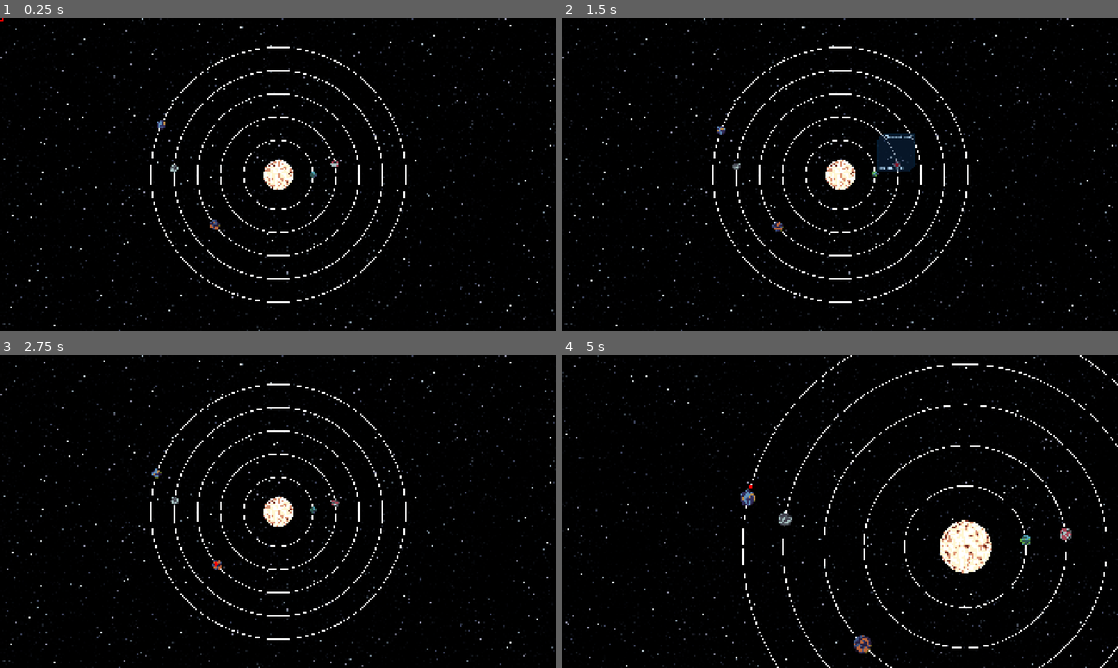
Above: before the commit, frames 1-4 (two rows, left to right).
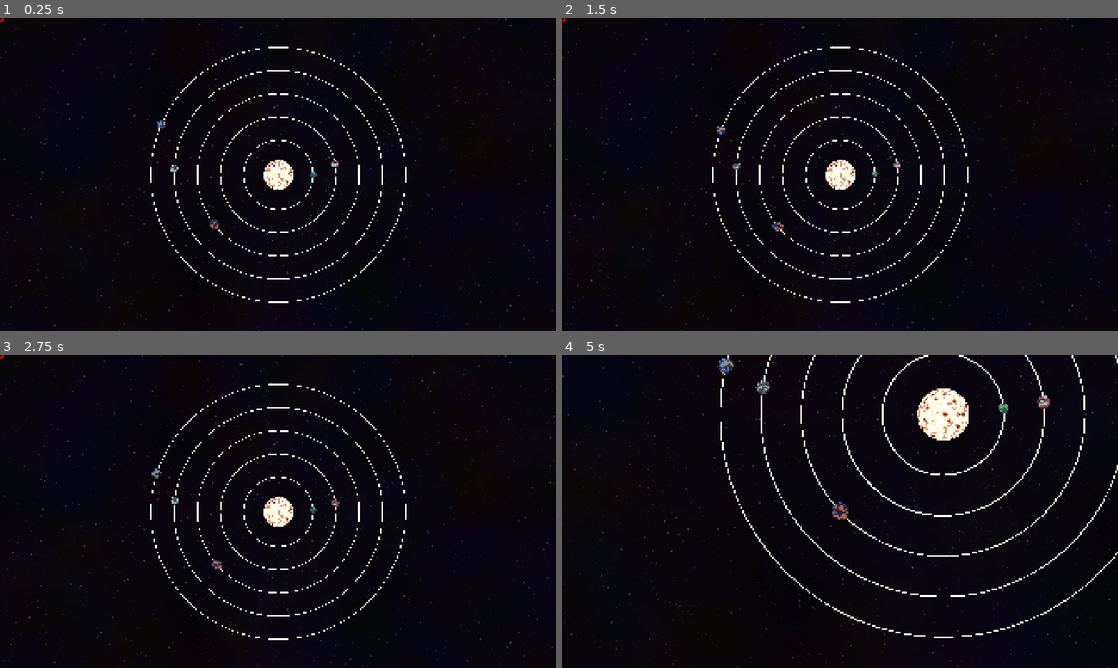
Above: after the commit, the same moments.

Repository: ChetterKRSK/SpaceSpeedrunner
Game: Godot game, scene res://gameScene.tscn
The game is run twice, just before and just after one commit, with the same random seed, the same clock (stepped at 60 frames per second) and the same inputs.
Inputs (mouse positions are in pixels of both pictures, inside the frame that each line leads up to):
- Up to frame 1 (0.25 s): no input
- Up to frame 2 (1.5 s): move the mouse to (873, 174) at 0.52 s; hold D (Move_Right) 0.53-1.28 s; click (873, 174) at 0.6 s; move the mouse to (895, 165) at 1.27 s; hold Left (Move_Left) from 1.28 s (still down); click (895, 165) at 1.35 s
- Up to frame 3 (2.75 s): tap Enter at 2 s; move the mouse to (216, 564) at 2.02 s; release Left (Move_Left) at 2.03 s; hold D (Move_Right) from 2.03 s (still down); click (216, 564) at 2.1 s
- Up to frame 4 (5 s): move the mouse to (734, 498) at 2.77 s; click (734, 498) at 2.85 s; move the mouse to (717, 477) at 3.52 s; release D (Move_Right) at 3.53 s; hold Left (Move_Left) from 3.53 s (still down); click (717, 477) at 3.6 s; tap Middle mouse button (Drag_Map) at 4.15 s; move the mouse to (673, 464) at 4.27 s; click (673, 464) at 4.35 s; tap Mouse wheel up (Zoom_In_Map) at 4.9 s

The runs differ from the first frame. In frame 1, 1.0% of the frame differs, in the area x 0-100%, y 0-100%; in frame 2, 1.5%; in frame 3, 1.0%; in frame 4, 8.0%.

Commit message:
Движение персонажа по нормалям
Теперь движение персонажа высчитывается правильно. Коллайдер персонажа - сфера, а не капсула

Diff:
--- a/gameScene.tscn
+++ b/gameScene.tscn
@@ -14,6 +14,7 @@
 [ext_resource type="Theme" uid="uid://du7np0egwtb80" path="res://styles/planetInfoWindow.tres" id="5_d4m0j"]
 [ext_resource type="Texture2D" uid="uid://bt74xwkj42yrf" path="res://assets/Sprites/Planet5.png" id="5_w4qqe"]
 [ext_resource type="Texture2D" uid="uid://b6ntb3d3se2jb" path="res://assets/Sprites/Star.png" id="6_d4m0j"]
+[ext_resource type="Texture2D" uid="uid://df6jx5yhfun4q" path="res://assets/Sprites/Fog.png" id="7_gh3f3"]
 [ext_resource type="Texture2D" uid="uid://d1mitx1fwe68h" path="res://assets/Sprites/Cursor.png" id="9_ftf7w"]
 [ext_resource type="PackedScene" uid="uid://dkfy6v0wwcf2y" path="res://scenes/player.tscn" id="12_b0yit"]
 
@@ -236,58 +237,83 @@
 
 [node name="BG" type="Node" parent="MainObjectsSystem"]
 
-[node name="SpaceBg" type="Sprite2D" parent="MainObjectsSystem/BG"]
+[node name="Stars" type="Node2D" parent="MainObjectsSystem/BG"]
+
+[node name="SpaceBg" type="Sprite2D" parent="MainObjectsSystem/BG/Stars"]
 z_index = -5
 position = Vector2(-11520, -6480)
 scale = Vector2(1.5, 1.5)
 texture = ExtResource("2_ftf7w")
 
-[node name="SpaceBg2" type="Sprite2D" parent="MainObjectsSystem/BG"]
+[node name="SpaceBg2" type="Sprite2D" parent="MainObjectsSystem/BG/Stars"]
 z_index = -5
 position = Vector2(0, -6480)
 scale = Vector2(1.5, 1.5)
 texture = ExtResource("2_ftf7w")
 
-[node name="SpaceBg3" type="Sprite2D" parent="MainObjectsSystem/BG"]
+[node name="SpaceBg3" type="Sprite2D" parent="MainObjectsSystem/BG/Stars"]
 z_index = -5
 position = Vector2(11520, -6480)
 scale = Vector2(1.5, 1.5)
 texture = ExtResource("2_ftf7w")
 
-[node name="SpaceBg4" type="Sprite2D" parent="MainObjectsSystem/BG"]
+[node name="SpaceBg4" type="Sprite2D" parent="MainObjectsSystem/BG/Stars"]
 z_index = -5
 position = Vector2(-11520, 0.000488281)
 scale = Vector2(1.5, 1.5)
 texture = ExtResource("2_ftf7w")
 
-[node name="SpaceBg5" type="Sprite2D" parent="MainObjectsSystem/BG"]
+[node name="SpaceBg5" type="Sprite2D" parent="MainObjectsSystem/BG/Stars"]
 z_index = -5
 scale = Vector2(1.5, 1.5)
 texture = ExtResource("2_ftf7w")
 
-[node name="SpaceBg6" type="Sprite2D" parent="MainObjectsSystem/BG"]
+[node name="SpaceBg6" type="Sprite2D" parent="MainObjectsSystem/BG/Stars"]
 z_index = -5
 position = Vector2(11520, 0)
 scale = Vector2(1.5, 1.5)
 texture = ExtResource("2_ftf7w")
 
-[node name="SpaceBg7" type="Sprite2D" parent="MainObjectsSystem/BG"]
+[node name="SpaceBg7" type="Sprite2D" parent="MainObjectsSystem/BG/Stars"]
 z_index = -5
 position = Vector2(-11520, 6480)
 scale = Vector2(1.5, 1.5)
 texture = ExtResource("2_ftf7w")
 
-[node name="SpaceBg8" type="Sprite2D" parent="MainObjectsSystem/BG"]
+[node name="SpaceBg8" type="Sprite2D" parent="MainObjectsSystem/BG/Stars"]
 z_index = -5
 position = Vector2(0, 6480)
 scale = Vector2(1.5, 1.5)
 texture = ExtResource("2_ftf7w")
 
-[node name="SpaceBg9" type="Sprite2D" parent="MainObjectsSystem/BG"]
+[node name="SpaceBg9" type="Sprite2D" parent="MainObjectsSystem/BG/Stars"]
 z_index = -5
 position = Vector2(11520, 6480)
 scale = Vector2(1.5, 1.5)
 texture = ExtResource("2_ftf7w")
+
+[node name="Fog" type="Node2D" parent="MainObjectsSystem/BG"]
+
+[node name="Fog3" type="Sprite2D" parent="MainObjectsSystem/BG/Fog"]
+modulate = Color(0, 0.294118, 0, 0.392157)
+z_index = -5
+scale = Vector2(21.8911, -21.8911)
+texture = ExtResource("7_gh3f3")
+
+[node name="Fog2" type="Sprite2D" parent="MainObjectsSystem/BG/Fog"]
+modulate = Color(0.294118, 0, 0, 0.392157)
+z_index = -5
+position = Vector2(-0.00130882, 0.000232935)
+rotation = 3.14159
+scale = Vector2(22.401, -22.401)
+texture = ExtResource("7_gh3f3")
+
+[node name="Fog4" type="Sprite2D" parent="MainObjectsSystem/BG/Fog"]
+modulate = Color(0, 0, 0.294118, 0.392157)
+z_index = -5
+position = Vector2(-0.00130882, 0.000232935)
+scale = Vector2(22.8711, 22.8711)
+texture = ExtResource("7_gh3f3")
 
 [node name="PlanetOrbit1" type="Path2D" parent="MainObjectsSystem" node_paths=PackedStringArray("line")]
 curve = SubResource("Curve2D_vdwas")
@@ -312,7 +338,14 @@
 collision_mask = 5
 input_pickable = true
 script = ExtResource("3_w4qqe")
-planetName = "Древесный уголь"
+planetName = "Астрея вечно зелёная"
+
+[node name="CollisionPolygon2D" type="CollisionPolygon2D" parent="MainObjectsSystem/PlanetOrbit1/PathFollow2D/Planet1"]
+visible = false
+position = Vector2(-1, 1.11759e-06)
+scale = Vector2(0.408293, 0.406995)
+polygon = PackedVector2Array(-19.5938, -314.5, -36.7383, -312.043, -61.2305, -307.129, -102.867, -294.844, -124.91, -287.473, -151.852, -275.188, -171.445, -260.445, -178.793, -245.703, -193.488, -223.59, -227.777, -176.906, -262.066, -137.594, -296.355, -103.195, -311.051, -41.7695, -311.051, -24.5703, -289.008, 22.1133, -271.863, 61.4258, -262.066, 113.023, -254.719, 181.82, -235.125, 206.391, -217.98, 226.047, -195.938, 245.703, -151.852, 275.188, -127.359, 287.473, -93.0703, 299.758, -58.7813, 309.586, -26.9414, 314.5, 26.9414, 314.5, 117.563, 275.188, 183.691, 245.703, 208.184, 235.875, 237.574, 208.848, 271.863, 162.164, 276.762, 149.879, 286.559, 108.109, 291.457, 81.082, 315.949, -2.45703, 315.949, -22.1133, 311.051, -56.5117, 303.703, -76.168, 293.906, -105.652, 276.762, -149.879, 269.414, -159.707, 227.777, -203.934, 217.98, -218.676, 213.082, -228.504, 200.836, -243.246, 171.445, -265.359, 139.5, -282.8, 97.9688, -299.758, 46.5352, -312.043, 14.6953, -314.5)
+disabled = true
 
 [node name="Sprite2D" type="Sprite2D" parent="MainObjectsSystem/PlanetOrbit1/PathFollow2D/Planet1"]
 texture = ExtResource("1_ijlju")
@@ -412,9 +445,6 @@
 text = "ОСТАЛОСЬ: 05:32"
 vertical_alignment = 2
 
-[node name="Player" parent="MainObjectsSystem/PlanetOrbit1/PathFollow2D/Planet1" instance=ExtResource("12_b0yit")]
-position = Vector2(0, -144)
-
 [node name="PlanetOrbit2" type="Path2D" parent="MainObjectsSystem" node_paths=PackedStringArray("line")]
 curve = SubResource("Curve2D_oqr1i")
 script = SubResource("GDScript_w4qqe")
@@ -557,7 +587,7 @@
 rotates = false
 
 [node name="Planet3" type="StaticBody2D" parent="MainObjectsSystem/PlanetOrbit3/PathFollow2D"]
-position = Vector2(-1.74841e-07, 4)
+position = Vector2(-1.74841e-07, 0)
 collision_layer = 2
 collision_mask = 5
 input_pickable = true
@@ -565,6 +595,7 @@
 planetName = "Синий монстр"
 
 [node name="Sprite2D" type="Sprite2D" parent="MainObjectsSystem/PlanetOrbit3/PathFollow2D/Planet3"]
+position = Vector2(0, -4)
 scale = Vector2(1.75, 1.75)
 texture = ExtResource("3_2aj80")
 
@@ -664,6 +695,9 @@
 text = "ОСТАЛОСЬ: 05:32"
 vertical_alignment = 2
 
+[node name="Player" parent="MainObjectsSystem/PlanetOrbit3/PathFollow2D/Planet3" instance=ExtResource("12_b0yit")]
+position = Vector2(0, -239)
+
 [node name="PlanetOrbit4" type="Path2D" parent="MainObjectsSystem" node_paths=PackedStringArray("line")]
 curve = SubResource("Curve2D_c3h2c")
 script = SubResource("GDScript_oqr1i")
--- a/game_scene.gd
+++ b/game_scene.gd
@@ -1,26 +1,6 @@
 extends Node2D
 
 signal change_game_state
-
-enum GAME_STATES{
-	ON_PLANET,
-	ON_ORBIT,
-	ON_STAR_MAP
-}
-var GAME_STATE:
-	get():
-		return GAME_STATE
-	set(value):
-		GAME_STATE = value
-		change_game_state.emit(GAME_STATE)
-		match GAME_STATE:
-			GAME_STATES.ON_PLANET:
-				zoomOnPlanet(playersPlanet)
-				showUIOnPlanet()
-			GAME_STATES.ON_ORBIT:
-				pass
-			GAME_STATES.ON_STAR_MAP:
-				showUIOnMap()
 
 @onready var SM: StateMachine = $StateMachine
 
@@ -52,7 +32,7 @@
 
 
 func _ready() -> void:
-	SM.set_state(SM.GAME_STATES_NAME[SM.GAME_STATES.ON_STAR_MAP])
+	SM.set_state(SM.GAME_STATES_NAME[SM.GAME_STATES.ON_PLANET])
 	setStandartValues()
 
 func _process(delta: float) -> void:
--- a/scenes/player.tscn
+++ b/scenes/player.tscn
@@ -3,10 +3,6 @@
 [ext_resource type="Script" uid="uid://c2qh6qk63qy86" path="res://scripts/player.gd" id="1_qhqgy"]
 [ext_resource type="Texture2D" uid="uid://dqaqxhfnpl8ah" path="res://assets/FREE_Samurai 2D Pixel Art v1.2/IDLE.png" id="2_dqkch"]
 [ext_resource type="Texture2D" uid="uid://ouydfohjyalt" path="res://assets/FREE_Samurai 2D Pixel Art v1.2/RUN.png" id="3_qlg0r"]
-
-[sub_resource type="CapsuleShape2D" id="CapsuleShape2D_errlg"]
-radius = 8.0
-height = 32.0
 
 [sub_resource type="AtlasTexture" id="AtlasTexture_iyx0m"]
 atlas = ExtResource("2_dqkch")
@@ -203,15 +199,15 @@
 "speed": 10.0
 }]
 
+[sub_resource type="CircleShape2D" id="CircleShape2D_qhqgy"]
+radius = 7.0
+
 [node name="Player" type="CharacterBody2D"]
 collision_mask = 6
 motion_mode = 1
 up_direction = Vector2(0, 1)
 platform_floor_layers = 4294967294
 script = ExtResource("1_qhqgy")
-
-[node name="CollisionShape2D" type="CollisionShape2D" parent="."]
-shape = SubResource("CapsuleShape2D_errlg")
 
 [node name="AnimatedSprite2D" type="AnimatedSprite2D" parent="."]
 position = Vector2(0, -16)
@@ -221,3 +217,7 @@
 autoplay = "idle"
 frame = 1
 frame_progress = 0.352369
+
+[node name="CollisionShape2D" type="CollisionShape2D" parent="."]
+position = Vector2(0, 8)
+shape = SubResource("CircleShape2D_qhqgy")
--- a/scenes/test.tscn
+++ b/scenes/test.tscn
@@ -1,15 +1,19 @@
-[gd_scene load_steps=5 format=3 uid="uid://bgpqodrj0wh8w"]
+[gd_scene load_steps=6 format=3 uid="uid://bgpqodrj0wh8w"]
 
-[ext_resource type="Texture2D" uid="uid://sxem2r1i44in" path="res://assets/Sprites/Planet1.png" id="1_errlg"]
+[ext_resource type="Texture2D" uid="uid://skma4sicrr54" path="res://assets/Sprites/TestPlanet.png" id="1_bl13t"]
 [ext_resource type="PackedScene" uid="uid://dkfy6v0wwcf2y" path="res://scenes/player.tscn" id="2_bl13t"]
 
-[sub_resource type="CircleShape2D" id="CircleShape2D_lpvoh"]
+[sub_resource type="CircleShape2D" id="CircleShape2D_bl13t"]
 radius = 128.0
 
 [sub_resource type="CircleShape2D" id="CircleShape2D_j5jx5"]
 radius = 256.0
 
+[sub_resource type="CircleShape2D" id="CircleShape2D_iyx0m"]
+radius = 8.0
+
 [node name="Level" type="Node2D"]
+position = Vector2(-1, 0)
 
 [node name="PlanetCamera" type="Camera2D" parent="."]
 ignore_rotation = false
@@ -19,12 +23,25 @@
 collision_layer = 2
 collision_mask = 5
 
+[node name="Line2D" type="Line2D" parent="Planet"]
+z_index = 5
+points = PackedVector2Array(0, 0, 0, -27.895)
+width = 2.0
+
 [node name="Sprite2D" type="Sprite2D" parent="Planet"]
-texture = ExtResource("1_errlg")
+position = Vector2(0, 1.11759e-06)
+scale = Vector2(0.408293, 0.406995)
+texture = ExtResource("1_bl13t")
+
+[node name="CollisionPolygon2D" type="CollisionPolygon2D" parent="Planet"]
+position = Vector2(-1, 1.11759e-06)
+scale = Vector2(0.408293, 0.406995)
+polygon = PackedVector2Array(-19.5938, -314.5, -36.7383, -312.043, -61.2305, -307.129, -102.867, -294.844, -124.91, -287.473, -151.852, -275.188, -171.445, -260.445, -178.793, -245.703, -193.488, -223.59, -227.777, -176.906, -262.066, -137.594, -296.355, -103.195, -311.051, -41.7695, -311.051, -24.5703, -289.008, 22.1133, -271.863, 61.4258, -262.066, 113.023, -254.719, 181.82, -235.125, 206.391, -217.98, 226.047, -195.938, 245.703, -151.852, 275.188, -127.359, 287.473, -93.0703, 299.758, -58.7813, 309.586, -26.9414, 314.5, 26.9414, 314.5, 117.563, 275.188, 183.691, 245.703, 208.184, 235.875, 237.574, 208.848, 271.863, 162.164, 276.762, 149.879, 286.559, 108.109, 291.457, 81.082, 315.949, -2.45703, 315.949, -22.1133, 311.051, -56.5117, 303.703, -76.168, 293.906, -105.652, 276.762, -149.879, 269.414, -159.707, 227.777, -203.934, 217.98, -218.676, 213.082, -228.504, 200.836, -243.246, 171.445, -265.359, 139.5, -282.8, 97.9688, -299.758, 46.5352, -312.043, 14.6953, -314.5)
 
 [node name="CollisionShape2D" type="CollisionShape2D" parent="Planet"]
-shape = SubResource("CircleShape2D_lpvoh")
-one_way_collision_margin = 0.0
+visible = false
+shape = SubResource("CircleShape2D_bl13t")
+disabled = true
 
 [node name="GravityArea" type="Area2D" parent="Planet"]
 collision_layer = 8
@@ -38,6 +55,15 @@
 shape = SubResource("CircleShape2D_j5jx5")
 
 [node name="Player" parent="Planet" instance=ExtResource("2_bl13t")]
-position = Vector2(0, -144)
+position = Vector2(1, -144)
+wall_min_slide_angle = 0.0
+
+[node name="CollisionShape2D" parent="Planet/Player" index="0"]
+visible = false
+disabled = true
+
+[node name="CollisionShape2D2" type="CollisionShape2D" parent="Planet/Player"]
+position = Vector2(0, 7)
+shape = SubResource("CircleShape2D_iyx0m")
 
 [editable path="Planet/Player"]
--- a/scripts/planet.gd
+++ b/scripts/planet.gd
@@ -38,7 +38,6 @@
 func resizeUI():
 	var tween = get_tree().create_tween()
 	tween.tween_property(infoWindow, "scale", Vector2(1 / mainCamera.zoom.x, 1/ mainCamera.zoom.y), 0.25)
-	#infoWindow.scale = Vector2(1 / mainCamera.zoom.x, 1/ mainCamera.zoom.y)
 	infoWindow.position = infoWindowStandartPosition
 	if infoWindow.global_position.x < mainCamera.limit_left:
 		infoWindow.position.x = infoWindowStandartPosition.x + mainCamera.limit_left - infoWindow.global_position.x
--- a/scripts/player.gd
+++ b/scripts/player.gd
@@ -1,7 +1,9 @@
 extends CharacterBody2D
 
+@onready var SM: StateMachine
+
+@onready var line_2d: Line2D = $"../Line2D"
 @onready var anim: AnimatedSprite2D = $AnimatedSprite2D
-@onready var SM: StateMachine
 
 var planet: StaticBody2D
 
@@ -15,12 +17,14 @@
 func _physics_process(delta: float) -> void:
 	if !is_on_wall():
 		velocity += get_gravity() * delta
-	rotation_degrees = calc_player_rotation(planet.position, position)
-
-	if SM.current_state.name == SM.GAME_STATES_NAME[SM.GAME_STATES.ON_PLANET]:
-		playerMovement()
-		move_and_slide()
-
+	else:# velocity.x > 0.00001 or velocity.x < -0.00001 or velocity.y > 0.00001 or velocity.y < -0.00001:
+		rotation_degrees = calc_player_rotation(get_wall_normal())
+	#line_2d.points[1] = normal * 100
+	#if SM.current_state.name == SM.GAME_STATES_NAME[SM.GAME_STATES.ON_PLANET]:
+		#playerMovement()
+		#move_and_slide()
+	playerMovement()
+	move_and_slide()
 
 func playerMovement():
 	var direction := Input.get_axis("Move_Left", "Move_Right")
@@ -35,9 +39,8 @@
 		anim.play("idle")
 		velocity = velocity.lerp(Vector2(), 0.2)
 
-func calc_player_rotation(planet_pos: Vector2, player_pos: Vector2) -> float:
-	var relative_position = player_pos - planet_pos
-	var angle_in_radians = relative_position.angle()
+func calc_player_rotation(normalVector: Vector2) -> float:
+	var angle_in_radians = normalVector.angle()
 	var angle_in_degrees = rad_to_deg(angle_in_radians)
 	return angle_in_degrees + 90
 
--- a/state_machine/on_planet_state.gd
+++ b/state_machine/on_planet_state.gd
@@ -9,7 +9,7 @@
 var cameraZoomStep: float = 1.15
 
 func _ready() -> void:
-	planet = $"../../MainObjectsSystem/PlanetOrbit1/PathFollow2D/Planet1"
+	planet = $"../../MainObjectsSystem/PlanetOrbit3/PathFollow2D/Planet3"
 
 
 func process(delta: float) -> void:
--- a/state_machine/on_star_map_state.gd
+++ b/state_machine/on_star_map_state.gd
@@ -80,14 +80,14 @@
 			cameraZoomLimit[4] = cameraZoomLimit[2]
 			selectedPlanet = null
 		GM.mainCamera.position += lastMousePosition - get_global_mouse_position()
-		if GM.mainCamera.position.x < GM.mainCamera.limit_left + (GM.mainCamera.get_viewport_rect().size.x / 2) / GM.mainCamera.zoom.x:
-			GM.mainCamera.position.x = GM.mainCamera.limit_left + (GM.mainCamera.get_viewport_rect().size.x / 2) / GM.mainCamera.zoom.x
-		if GM.mainCamera.position.x > GM.mainCamera.limit_right - (GM.mainCamera.get_viewport_rect().size.x / 2) / GM.mainCamera.zoom.x:
-			GM.mainCamera.position.x = GM.mainCamera.limit_right - (GM.mainCamera.get_viewport_rect().size.x / 2) / GM.mainCamera.zoom.x
-		if GM.mainCamera.position.y < GM.mainCamera.limit_top + (GM.mainCamera.get_viewport_rect().size.y / 2) / GM.mainCamera.zoom.y:
-			GM.mainCamera.position.y = GM.mainCamera.limit_top + (GM.mainCamera.get_viewport_rect().size.y / 2) / GM.mainCamera.zoom.y
-		if GM.mainCamera.position.y > GM.mainCamera.limit_bottom - (GM.mainCamera.get_viewport_rect().size.y / 2) / GM.mainCamera.zoom.y:
-			GM.mainCamera.position.y = GM.mainCamera.limit_bottom - (GM.mainCamera.get_viewport_rect().size.y / 2) / GM.mainCamera.zoom.y
+	if GM.mainCamera.position.x < GM.mainCamera.limit_left + (GM.mainCamera.get_viewport_rect().size.x / 2) / GM.mainCamera.zoom.x:
+		GM.mainCamera.position.x = GM.mainCamera.limit_left + (GM.mainCamera.get_viewport_rect().size.x / 2) / GM.mainCamera.zoom.x
+	if GM.mainCamera.position.x > GM.mainCamera.limit_right - (GM.mainCamera.get_viewport_rect().size.x / 2) / GM.mainCamera.zoom.x:
+		GM.mainCamera.position.x = GM.mainCamera.limit_right - (GM.mainCamera.get_viewport_rect().size.x / 2) / GM.mainCamera.zoom.x
+	if GM.mainCamera.position.y < GM.mainCamera.limit_top + (GM.mainCamera.get_viewport_rect().size.y / 2) / GM.mainCamera.zoom.y:
+		GM.mainCamera.position.y = GM.mainCamera.limit_top + (GM.mainCamera.get_viewport_rect().size.y / 2) / GM.mainCamera.zoom.y
+	if GM.mainCamera.position.y > GM.mainCamera.limit_bottom - (GM.mainCamera.get_viewport_rect().size.y / 2) / GM.mainCamera.zoom.y:
+		GM.mainCamera.position.y = GM.mainCamera.limit_bottom - (GM.mainCamera.get_viewport_rect().size.y / 2) / GM.mainCamera.zoom.y
 
 func changeCameraZoom():
 	if GM.mainCamera.zoom.x > cameraZoomLimit[4]:
Binary file added: assets/Sprites/Fog.png
Not shown, added: assets/Sprites/Fog.png.import
Binary file added: assets/Sprites/TestPlanet.png
Not shown, added: assets/Sprites/TestPlanet.png.import
Not shown: 1 places in gameScene.tscn that only renumber resources
